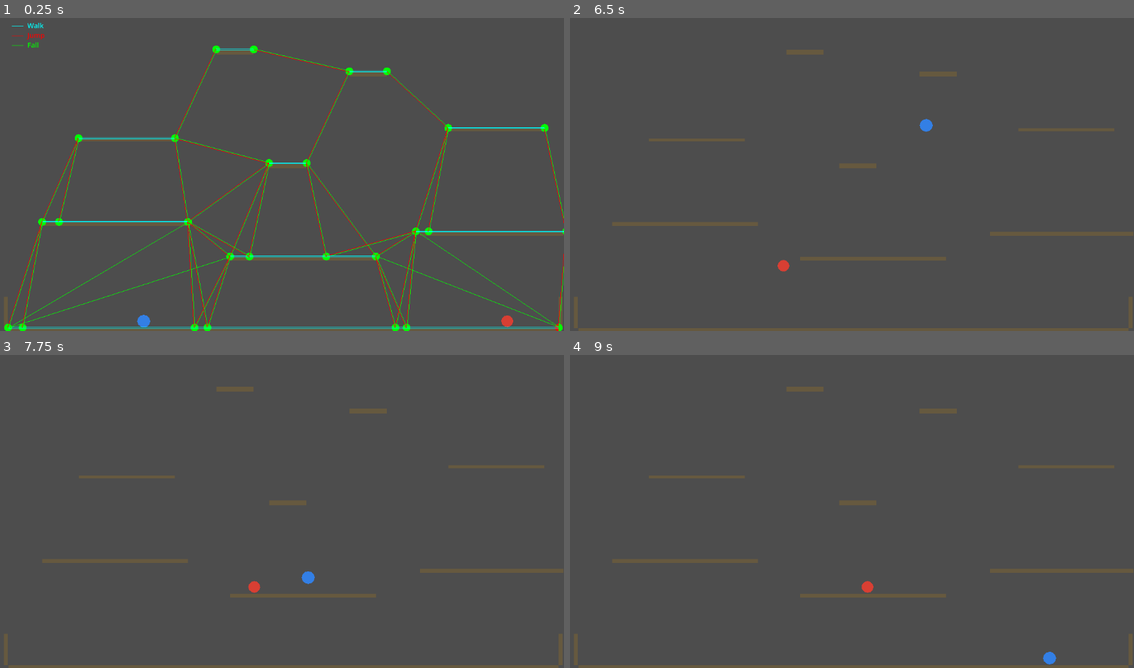
Above: before the commit, frames 1-4 (two rows, left to right).
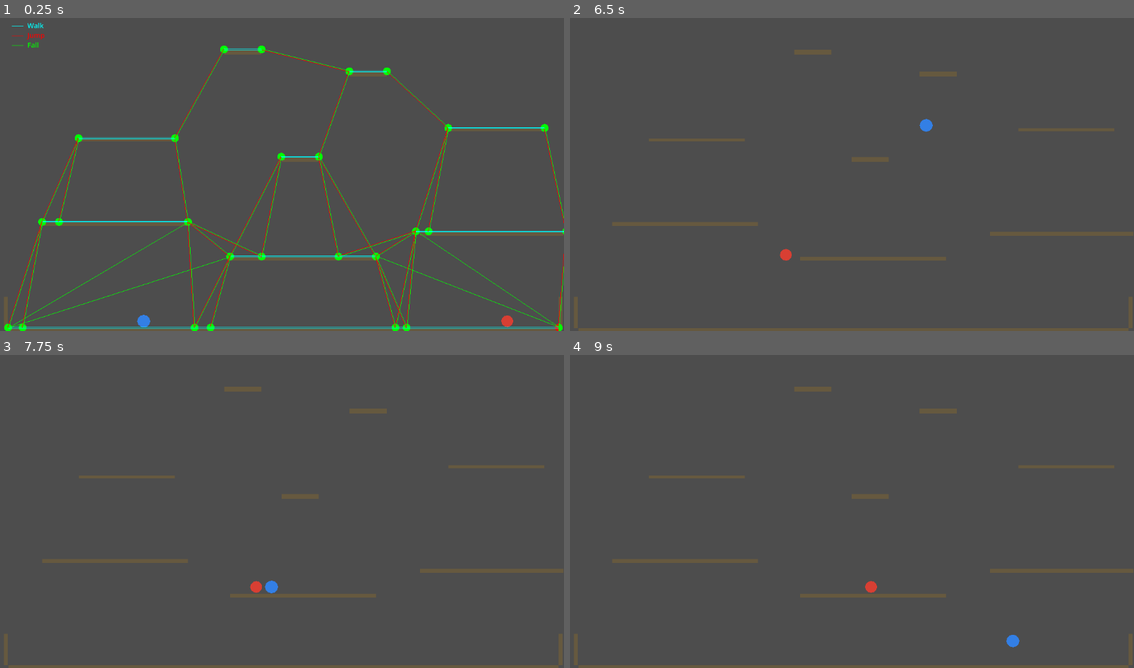
Above: after the commit, the same moments.

Repository: xhocquet/2d-platformer-pathfinding-demo
Game: Godot game, scene res://main.tscn
Two runs of this game, one before a commit and one after it. Both use one fixed random seed, a clock stepped at 60 frames per second and the inputs below.
Inputs:
- Up to frame 1 (0.25 s): no input
- Up to frame 2 (6.5 s): hold D (move_right) 0.53-2.03 s; tap W (jump) at 0.77, 1.52, 3.02, 3.77, 4.52, 6.02 s; hold A (move_left) 2.03-2.78 s; hold D (move_right) 2.78-4.28 s; tap Escape (toggle_debug) at 4.15 s; hold A (move_left) 4.28-5.03 s; hold D (move_right) 5.03-5.78 s; hold A (move_left) from 5.78 s (still down)
- Up to frame 3 (7.75 s): tap W (jump) at 6.77, 7.52 s; release A (move_left) at 7.28 s; hold D (move_right) from 7.28 s (still down)
- Up to frame 4 (9 s): keep holding D (move_right)

The runs differ from the first frame. In frame 1, 2.3% of the frame differs, in the area x 1-97%, y 8-100%; in frame 2, 0.3%; in frame 3, 0.4%; in frame 4, 0.4%.

Commit message:
Checkpoint

Diff:
--- a/debug_ui.gd
+++ b/debug_ui.gd
@@ -15,32 +15,35 @@
 func toggle_visibility() -> void:
 	visible = not visible
 
-func draw_section_graph(canvas: CanvasItem, graph: SectionGraph, player_section_id: StringName, enemy_section_id: StringName) -> void:
+func draw_graph(c: CanvasItem, g: SectionGraph, player_node_id, enemy_node_id) -> void:
 	if not visible:
 		return
-	_draw_section_nodes(canvas, graph, player_section_id, enemy_section_id)
-	_draw_edges(canvas, graph)
+	_draw_nodes(c, g, player_node_id, enemy_node_id)
+	_draw_edges(c, g)
 
-func draw_legend(canvas: CanvasItem, graph: SectionGraph) -> void:
+func draw_legend(c: CanvasItem) -> void:
 	if not visible:
 		return
-	var entries: Array = graph.get_debug_legend_entries()
+	var entries: Array = _get_debug_legend_entries()
 	for i in entries.size():
 		var entry: Dictionary = entries[i]
 		var pos: Vector2 = LEGEND_OFFSET + Vector2(0.0, i * LEGEND_LINE_HEIGHT)
-		canvas.draw_line(pos, pos + Vector2(LEGEND_SAMPLE_LEN, 0.0), entry.color)
-		canvas.draw_string(ThemeDB.fallback_font, pos + Vector2(LEGEND_SAMPLE_LEN + 8.0, 4.0), entry.label, HORIZONTAL_ALIGNMENT_LEFT, -1.0, 14, entry.color)
+		c.draw_line(pos, pos + Vector2(LEGEND_SAMPLE_LEN, 0.0), entry.color)
+		c.draw_string(
+			ThemeDB.fallback_font, pos + Vector2(LEGEND_SAMPLE_LEN + 8.0, 4.0),
+			entry.label, HORIZONTAL_ALIGNMENT_LEFT, -1.0, 14, entry.color
+		)
 
-func _draw_section_nodes(canvas: CanvasItem, graph: SectionGraph, player_section_id: StringName, enemy_section_id: StringName) -> void:
+func _draw_nodes(c: CanvasItem, graph: SectionGraph, player_node_id, enemy_node_id) -> void:
 	for sid in graph.get_section_ids():
 		var from_pos: Vector2 = graph.get_section_position(sid)
 		if from_pos == Vector2.ZERO:
 			continue
-		canvas.draw_circle(from_pos, NODE_RADIUS, Color.GREEN)
-		if sid == enemy_section_id:
-			_draw_filled_half_circle(canvas, from_pos, NODE_RADIUS, PI / 2.0, 3.0 * PI / 2.0, Color.RED)
-		if sid == player_section_id:
-			_draw_filled_half_circle(canvas, from_pos, NODE_RADIUS, 3.0 * PI / 2.0, PI / 2.0 + TAU, Color.BLUE)
+		c.draw_circle(from_pos, NODE_RADIUS, Color.GREEN)
+		if sid == enemy_node_id:
+			_draw_filled_half_circle(c, from_pos, NODE_RADIUS, PI / 2.0, 3.0 * PI / 2.0, Color.RED)
+		if sid == player_node_id:
+			_draw_filled_half_circle(c, from_pos, NODE_RADIUS, 3.0 * PI / 2.0, PI / 2.0 + TAU, Color.BLUE)
 
 func _draw_edges(canvas: CanvasItem, graph: SectionGraph) -> void:
 	for sid in graph.get_section_ids():
@@ -66,12 +69,29 @@
 				var offset_amount: float = -PARALLEL_LINE_OFFSET if i == 0 else PARALLEL_LINE_OFFSET
 				var a: Vector2 = from_pos + perp * offset_amount
 				var b: Vector2 = to_pos + perp * offset_amount
-				canvas.draw_line(a, b, graph.get_debug_edge_color(neighbor.type))
+				canvas.draw_line(a, b, _get_debug_edge_color(neighbor.type))
 
-func _draw_filled_half_circle(canvas: CanvasItem, center: Vector2, radius: float, start_angle: float, end_angle: float, color: Color) -> void:
+func _draw_filled_half_circle(c: CanvasItem, center: Vector2, r: float, start_angle: float, end_angle: float, color: Color) -> void:
 	var points: PackedVector2Array = [center]
 	for i in 8 + 1:
 		var t: float = float(i) / float(8)
 		var a: float = start_angle + t * (end_angle - start_angle)
-		points.append(center + Vector2(cos(a), sin(a)) * radius)
-	canvas.draw_polygon(points, [color])
+		points.append(center + Vector2(cos(a), sin(a)) * r)
+	c.draw_polygon(points, [color])
+
+func _get_debug_edge_color(type: SectionGraph.EdgeType) -> Color:
+	match type:
+		SectionGraph.EdgeType.WALK:
+			return Color.CYAN
+		SectionGraph.EdgeType.JUMP:
+			return Color.RED
+		SectionGraph.EdgeType.FALL:
+			return Color.GREEN
+	return Color.CYAN
+
+func _get_debug_legend_entries() -> Array:
+	return [
+		{ label = "Walk", color = _get_debug_edge_color(SectionGraph.EdgeType.WALK) },
+		{ label = "Jump", color = _get_debug_edge_color(SectionGraph.EdgeType.JUMP) },
+		{ label = "Fall", color = _get_debug_edge_color(SectionGraph.EdgeType.FALL) }
+	]
--- a/main.tscn
+++ b/main.tscn
@@ -50,7 +50,7 @@
 polygon = PackedVector2Array(-60, -12, 60, -12, 60, 12, -60, 12)
 
 [node name="Platform2" type="StaticBody2D" parent="."]
-position = Vector2(588, 310.40036)
+position = Vector2(613, 297.38358)
 scale = Vector2(0.6400484, 0.45145908)
 
 [node name="CollisionShape2D" type="CollisionShape2D" parent="Platform2"]
@@ -72,7 +72,7 @@
 polygon = PackedVector2Array(-60, -12, 60, -12, 60, 12, -60, 12)
 
 [node name="Platform9" type="StaticBody2D" parent="."]
-position = Vector2(480, 77.09945)
+position = Vector2(495.99997, 77.09944)
 scale = Vector2(0.6400484, 0.45145908)
 
 [node name="CollisionShape2D" type="CollisionShape2D" parent="Platform9"]
--- a/navi_graph.gd
+++ b/navi_graph.gd
@@ -15,46 +15,25 @@
 var _player: CharacterBody2D
 var _enemy: CharacterBody2D
 
-const EDGE_ARROW_LENGTH: float = 8.0
-const EDGE_ARROW_WIDTH: float = 6.0
-
 func _init() -> void:
 	graph = SectionGraph.new()
 	debug_ui = DebugUI.new()
+
+func _ready() -> void:
+	var parent: Node = get_parent()
+	_player = parent.get_node("Player") as CharacterBody2D
+	_enemy = parent.get_node("Enemy") as CharacterBody2D
+
+	_apply_graph_params()
+	graph.set_root(parent)
+	debug_ui.visible = debug_draw
+	queue_redraw()
 
 func _apply_graph_params() -> void:
 	graph.max_jump_height = max_jump_height
 	graph.jump_point_offset = jump_point_offset
 	graph.max_edge_length = max_edge_length
 	graph.collapse_radius = collapse_radius
-
-func _ready() -> void:
-	_apply_graph_params()
-	graph.set_root(get_parent())
-	_player = get_parent().get_node("Player") as CharacterBody2D
-	_enemy = get_parent().get_node("Enemy") as CharacterBody2D
-	debug_ui.visible = debug_draw
-	queue_redraw()
-
-func _get_source_positions() -> Dictionary:
-	var out: Dictionary = {}
-	var parent: Node = get_parent()
-	for body in SectionGraph.get_platform_bodies(parent):
-		out[parent.get_path_to(body)] = body.global_position
-	return out
-
-func _node_positions_changed(new_positions: Dictionary) -> bool:
-	if _last_source_positions.size() != new_positions.size():
-		return true
-
-	for path in new_positions:
-		if (
-			not _last_source_positions.has(path) or
-			not _last_source_positions[path].is_equal_approx(new_positions[path])
-		):
-			return true
-
-	return false
 
 # In the editor, regenerate the graph when node positions change
 func _process(_delta: float) -> void:
@@ -85,5 +64,26 @@
 		enemy_sid = _enemy.get_current_section_id() if _enemy else &""
 
 	if debug_ui:
-		debug_ui.draw_section_graph(self, graph, player_sid, enemy_sid)
-		debug_ui.draw_legend(self, graph)
+		debug_ui.draw_graph(self, graph, player_sid, enemy_sid)
+		debug_ui.draw_legend(self)
+
+
+func _get_source_positions() -> Dictionary:
+	var out: Dictionary = {}
+	var parent: Node = get_parent()
+	for body in parent.find_children("Platform*"):
+		out[parent.get_path_to(body)] = body.global_position
+	return out
+
+func _node_positions_changed(new_positions: Dictionary) -> bool:
+	if _last_source_positions.size() != new_positions.size():
+		return true
+
+	for path in new_positions:
+		if (
+			not _last_source_positions.has(path) or
+			not _last_source_positions[path].is_equal_approx(new_positions[path])
+		):
+			return true
+
+	return false
--- a/section_graph.gd
+++ b/section_graph.gd
@@ -113,40 +113,11 @@
 
 	return []
 
-func get_debug_edge_color(type: EdgeType) -> Color:
-	match type:
-		EdgeType.WALK:
-			return Color.CYAN
-		EdgeType.JUMP:
-			return Color.RED
-		EdgeType.FALL:
-			return Color.GREEN
-	return Color.CYAN
-
-func get_debug_legend_entries() -> Array:
-	return [
-		{ label = "Walk", color = get_debug_edge_color(EdgeType.WALK) },
-		{ label = "Jump", color = get_debug_edge_color(EdgeType.JUMP) },
-		{ label = "Fall", color = get_debug_edge_color(EdgeType.FALL) }
-	]
-
-# PlatformN StaticBody2D with CollisionShape2D + RectangleShape2D; shared by SectionGraph and SectionGraphNode.
-static func get_platform_bodies(root: Node2D) -> Array[StaticBody2D]:
-	var list: Array[StaticBody2D] = []
-	for child in root.get_children():
-		var body := child as StaticBody2D
-		if body == null or not str(body.name).begins_with("Platform"):
-			continue
-		var shape: CollisionShape2D = body.get_node_or_null("CollisionShape2D") as CollisionShape2D
-		if shape == null or not (shape.shape is RectangleShape2D):
-			continue
-		list.append(body)
-	return list
-
 func _discover_platforms(root: Node2D) -> Array[StaticBody2D]:
-	var list: Array[StaticBody2D] = get_platform_bodies(root)
-	list.sort_custom(func(a: StaticBody2D, b: StaticBody2D) -> bool: return a.global_position.x < b.global_position.x)
-	return list
+	var nodes: Array[StaticBody2D] = []
+	for n in root.find_children("Platform*", "StaticBody2D"):
+		nodes.append(n as StaticBody2D)
+	return nodes
 
 func _register_positions_from_platforms() -> void:
 	for n in _platforms:
